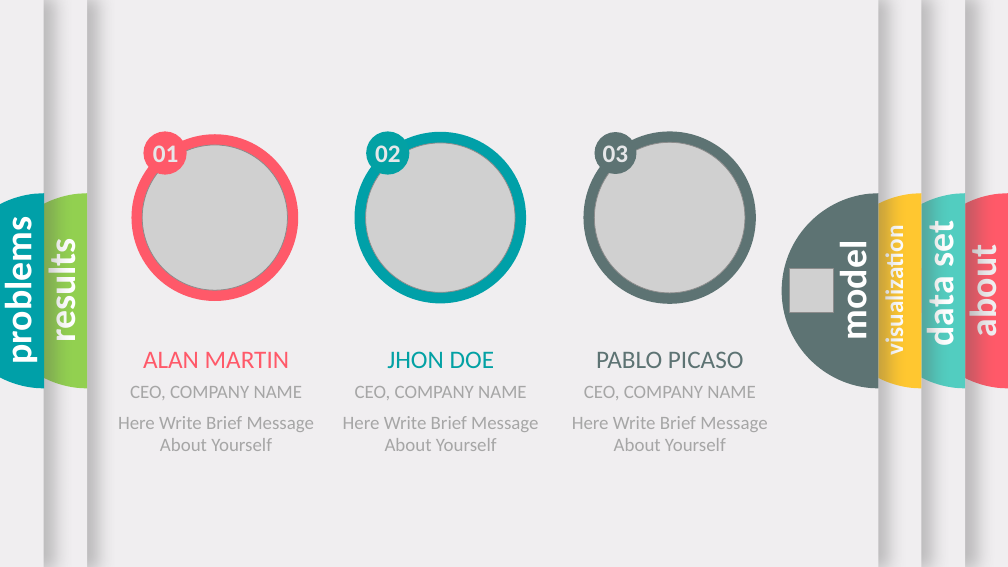
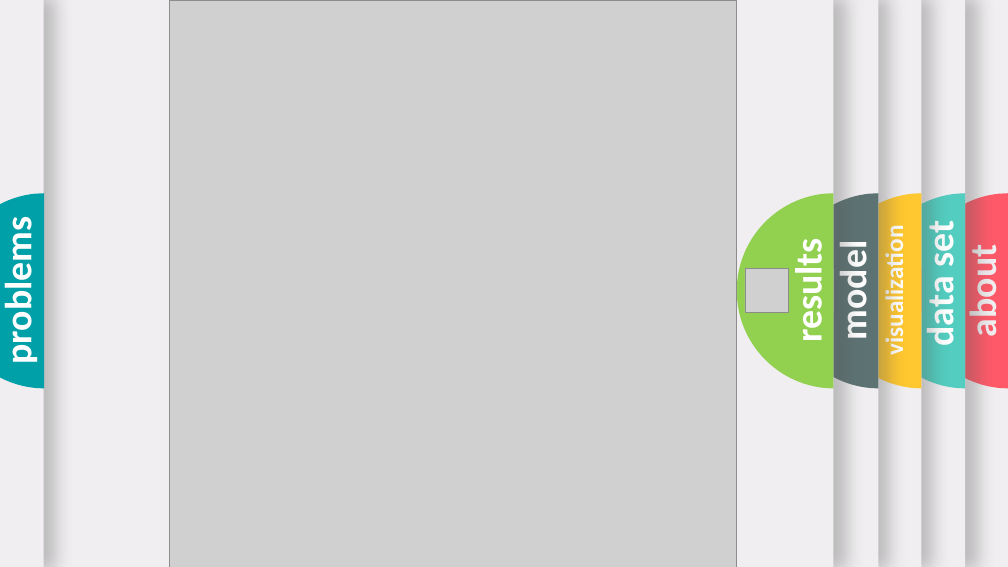
Before and after one commit to kaaiiser/Fitting-linear-regression-methodes-to-high-dimension-data-LARS-., a slide deck: slide 8 of Prezentacija.pptx (slide 5 before the commit). Drawn at 1008x567 pixels with LibreOffice and Linux fonts; fonts in the diff are those of the drawing; grey boxes stand for pictures; background and template pictures are left out. Boxes give left, top, right and bottom in pixels: in the first picture for what was removed or moved away, otherwise in the second. Text is boxed around its words. In the diff, an @@ line names an element or a change of style, - is before the commit and + after.

```diff
--- a/Prezentacija.pptx
+++ b/Prezentacija.pptx
@@ rectangle: place and size @@
-rectangle at <box>0,0,88,567</box>
+rectangle at <box>0,0,833,567</box>
@@ picture added at <box>170,0,737,567</box> @@
@@ ellipse removed at <box>132,135,299,302</box> @@
@@ picture removed at <box>142,145,287,290</box> @@
@@ ellipse removed at <box>144,132,187,175</box> @@
@@ text removed at <box>153,145,179,162</box> @@
-01
@@ ellipse removed at <box>355,132,526,303</box> @@
@@ picture removed at <box>366,143,516,293</box> @@
@@ ellipse removed at <box>366,132,409,175</box> @@
@@ text removed at <box>375,145,401,162</box> @@
-02
@@ ellipse removed at <box>584,132,756,304</box> @@
@@ picture removed at <box>594,142,745,293</box> @@
@@ ellipse removed at <box>594,132,637,175</box> @@
@@ text removed at <box>603,145,629,162</box> @@
-03
@@ freeform shape: place and size @@
-freeform shape at <box>0,194,87,389</box>
+freeform shape at <box>737,194,834,389</box>
@@ text "results": place and size @@
-text "results" at <box>39,248,85,340</box>
+text "results" at <box>786,248,832,340</box>
@@ picture added at <box>745,268,789,312</box> @@
@@ text removed at <box>143,352,289,368</box> @@
-ALAN MARTIN
@@ text removed at <box>387,351,494,368</box> @@
-JHON DOE
@@ text removed at <box>596,351,744,368</box> @@
-PABLO PICASO
@@ text removed at <box>130,386,302,400</box> @@
-CEO, COMPANY NAME
@@ text removed at <box>355,386,526,400</box> @@
-CEO, COMPANY NAME
@@ text removed at <box>584,386,755,400</box> @@
-CEO, COMPANY NAME
@@ text removed at <box>118,416,315,451</box> @@
-Here Write Brief Message About Yourself
@@ text removed at <box>343,416,539,451</box> @@
-Here Write Brief Message About Yourself
@@ text removed at <box>572,416,768,451</box> @@
-Here Write Brief Message About Yourself
```
Also in this commit, not shown: 2 other slides changed, 4 slides added, 1 slide removed.
